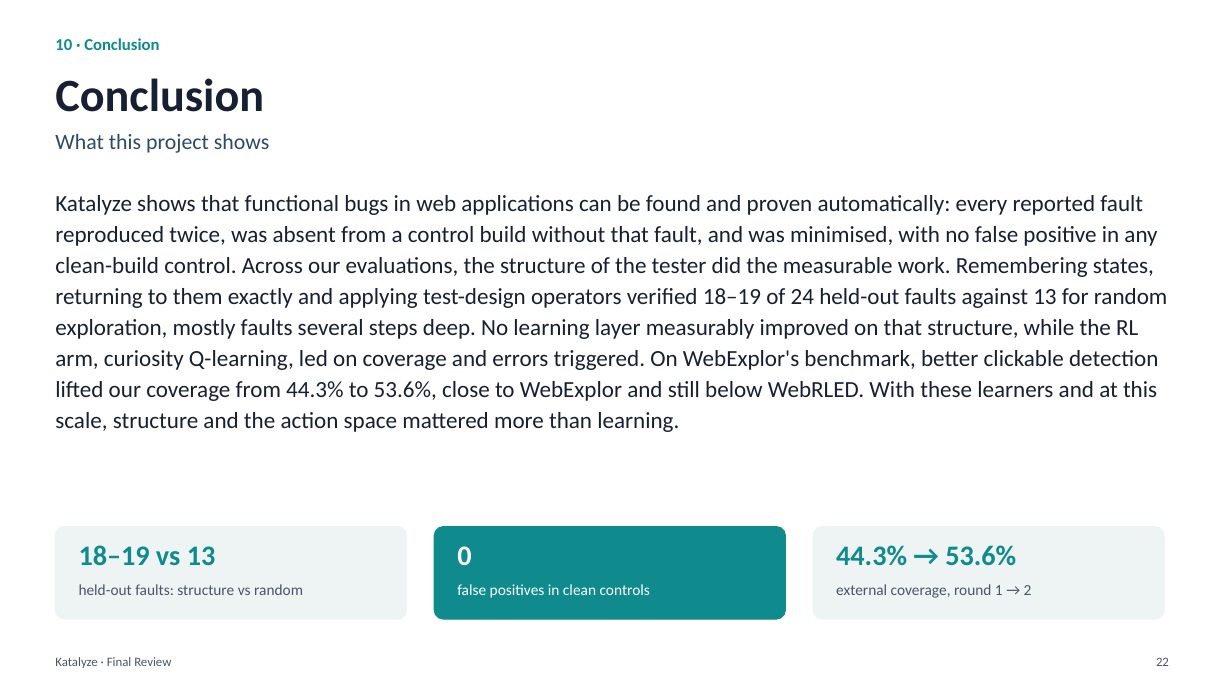
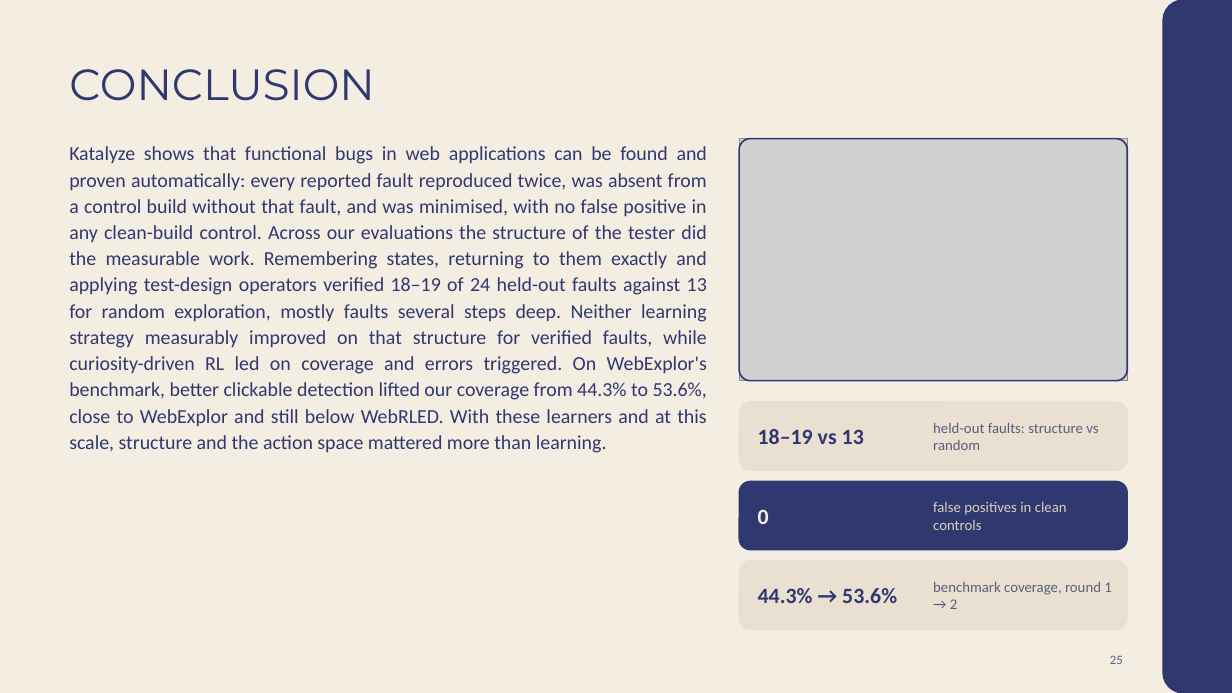
Before and after one commit to Rustlogan2k/Autonomous-web-testing-agent, a slide deck: slide 25 of Katalyze_Final_Review.pptx (slide 22 before the commit). Drawn at 1232x693 pixels with LibreOffice and Linux fonts; fonts in the diff are those of the drawing; grey boxes stand for pictures. Boxes give left, top, right and bottom in pixels: in the first picture for what was removed or moved away, otherwise in the second. Text is boxed around its words. In the diff, an @@ line names an element or a change of style, - is before the commit and + after.

```diff
--- a/Katalyze_Final_Review.pptx
+++ b/Katalyze_Final_Review.pptx
@@ background #FFFFFF to #F4EDE2 @@
@@ rounded rectangle added at box(1164, 0, 1232, 693), fill #303870, outline #303870 1 pt @@
@@ text removed at box(55, 38, 159, 50) @@
-10 · Conclusion
@@ title at box(69, 69, 374, 101): text changed; size 36 to 34 pt; font Calibri to Montserrat; text colour #172033 to #303870; bold off @@
-Conclusion
+CONCLUSION
@@ text removed at box(55, 134, 269, 153) @@
-What this project shows
@@ text at box(69, 146, 707, 453): text changed; size 18 to 15.5 pt; text colour #172033 to #303870 @@
-Katalyze shows that functional bugs in web applications can be found and proven automatically: every reported fault reproduced twice, was absent from a control build without that fault, and was minimised, with no false positive in any clean-build control. Across our evaluations, the structure of the tester did the measurable work. Remembering states, returning to them exactly and applying test-design operators verified 18–19 of 24 held-out faults against 13 for random exploration, mostly faults several steps deep. No learning layer measurably improved on that structure, while the RL arm, curiosity Q-learning, led on coverage and errors triggered. On WebExplor's benchmark, better clickable detection lifted our coverage from 44.3% to 53.6%, close to WebExplor and still below WebRLED. With these learners and at this scale, structure and the action space mattered more than learning.
+Katalyze shows that functional bugs in web applications can be found and proven automatically: every reported fault reproduced twice, was absent from a control build without that fault, and was minimised, with no false positive in any clean-build control. Across our evaluations the structure of the tester did the measurable work. Remembering states, returning to them exactly and applying test-design operators verified 18–19 of 24 held-out faults against 13 for random exploration, mostly faults several steps deep. Neither learning strategy measurably improved on that structure for verified faults, while curiosity-driven RL led on coverage and errors triggered. On WebExplor's benchmark, better clickable detection lifted our coverage from 44.3% to 53.6%, close to WebExplor and still below WebRLED. With these learners and at this scale, structure and the action space mattered more than learning.
@@ picture added at box(739, 139, 1128, 381) @@
@@ rounded rectangle added at box(739, 139, 1128, 381), outline #303870 1.25 pt @@
@@ rounded rectangle added at box(739, 402, 1128, 470), fill #E9E0D2, outline #E9E0D2 1 pt @@
@@ text "18–19 vs 13" at box(758, 429, 864, 444): size 22 to 17 pt, text colour #0F8B8D to #303870 @@
@@ text "18–19 vs 13": place and size @@
-text "18–19 vs 13" at box(79, 545, 216, 566)
+text "18–19 vs 13" at box(758, 429, 864, 444)
@@ text "held-out faults: structure vs random": place and size @@
-text "held-out faults: structure vs random" at box(79, 584, 303, 595)
+text "held-out faults: structure vs random" at box(933, 423, 1098, 450)
@@ text "held-out faults: structure vs random" at box(933, 423, 1098, 450): size 12 to 11.5 pt, text colour #4A5568 to #5A5F7D; vertical alignment top to middle @@
@@ rounded rectangle added at box(739, 482, 1128, 550), fill #303870, outline #303870 1 pt @@
@@ text "0": place and size @@
-text "0" at box(457, 546, 471, 565)
+text "0" at box(758, 509, 769, 524)
@@ text "0" at box(758, 509, 769, 524): size 22 to 17 pt, text colour #FFFFFF to #F4EDE2 @@
@@ text "false positives in clean controls": place and size @@
-text "false positives in clean controls" at box(457, 584, 650, 598)
+text "false positives in clean controls" at box(933, 501, 1067, 530)
@@ text "false positives in clean controls" at box(933, 501, 1067, 530): size 12 to 11.5 pt, text colour #FFFFFF to #D9CFBF; vertical alignment top to middle @@
@@ rounded rectangle removed at box(55, 527, 407, 619) @@
@@ rounded rectangle removed at box(434, 527, 786, 619) @@
@@ rounded rectangle: place and size @@
-rounded rectangle at box(813, 527, 1165, 619)
+rounded rectangle at box(739, 561, 1128, 629)
@@ rounded rectangle at box(739, 561, 1128, 629): fill #EEF4F4 to #E9E0D2; outline #EEF4F4 1 pt to #E9E0D2 1 pt; proportions changed @@
@@ text "44.3% → 53.6%": place and size @@
-text "44.3% → 53.6%" at box(836, 545, 1016, 566)
+text "44.3% → 53.6%" at box(758, 588, 897, 603)
@@ text "44.3% → 53.6%" at box(758, 588, 897, 603): size 22 to 17 pt, text colour #0F8B8D to #303870 @@
@@ text "benchmark coverage, round 1 → ..." at box(933, 582, 1111, 609): vertical alignment top to middle @@
@@ text at box(933, 582, 1111, 609): text changed; size 12 to 11.5 pt; text colour #4A5568 to #5A5F7D @@
-external coverage, round 1 → 2
+benchmark coverage, round 1 → 2
@@ text removed at box(55, 657, 171, 668) @@
-Katalyze · Final Review
@@ page number added at box(1110, 655, 1123, 664), 10 pt, text #5A5F7D @@
+25
@@ page number removed at box(1156, 657, 1169, 666) @@
-22
```
Also in this commit, not shown: 12 other slides changed, 16 slides added, 13 slides removed, 8 other files.
